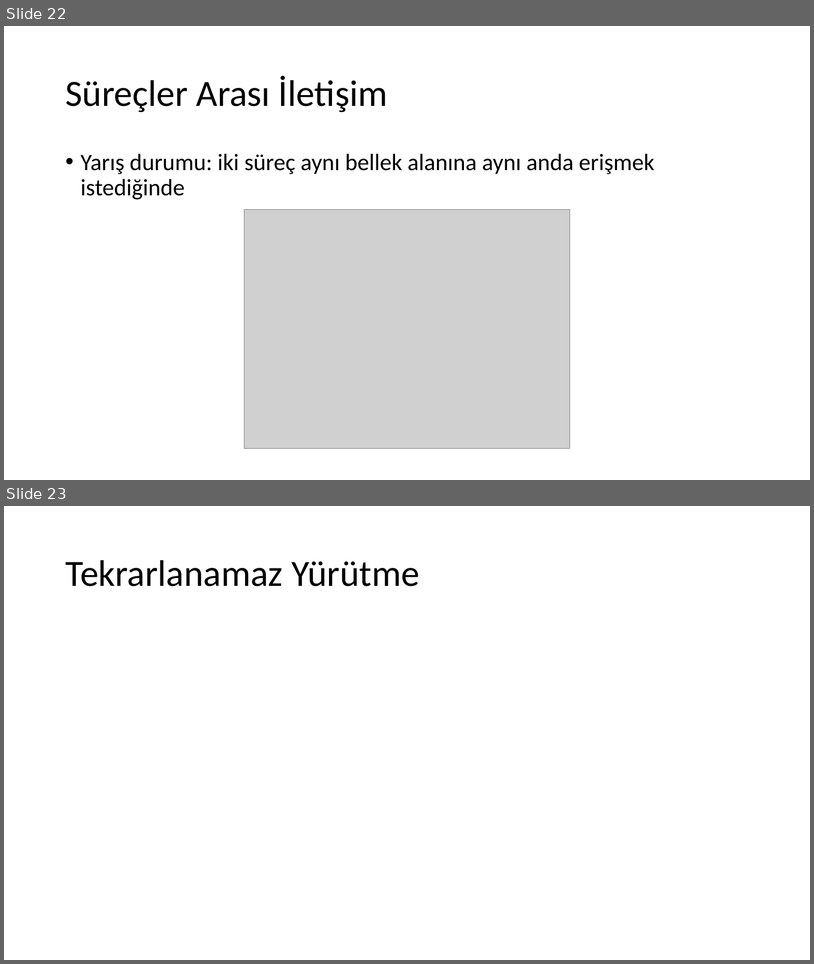
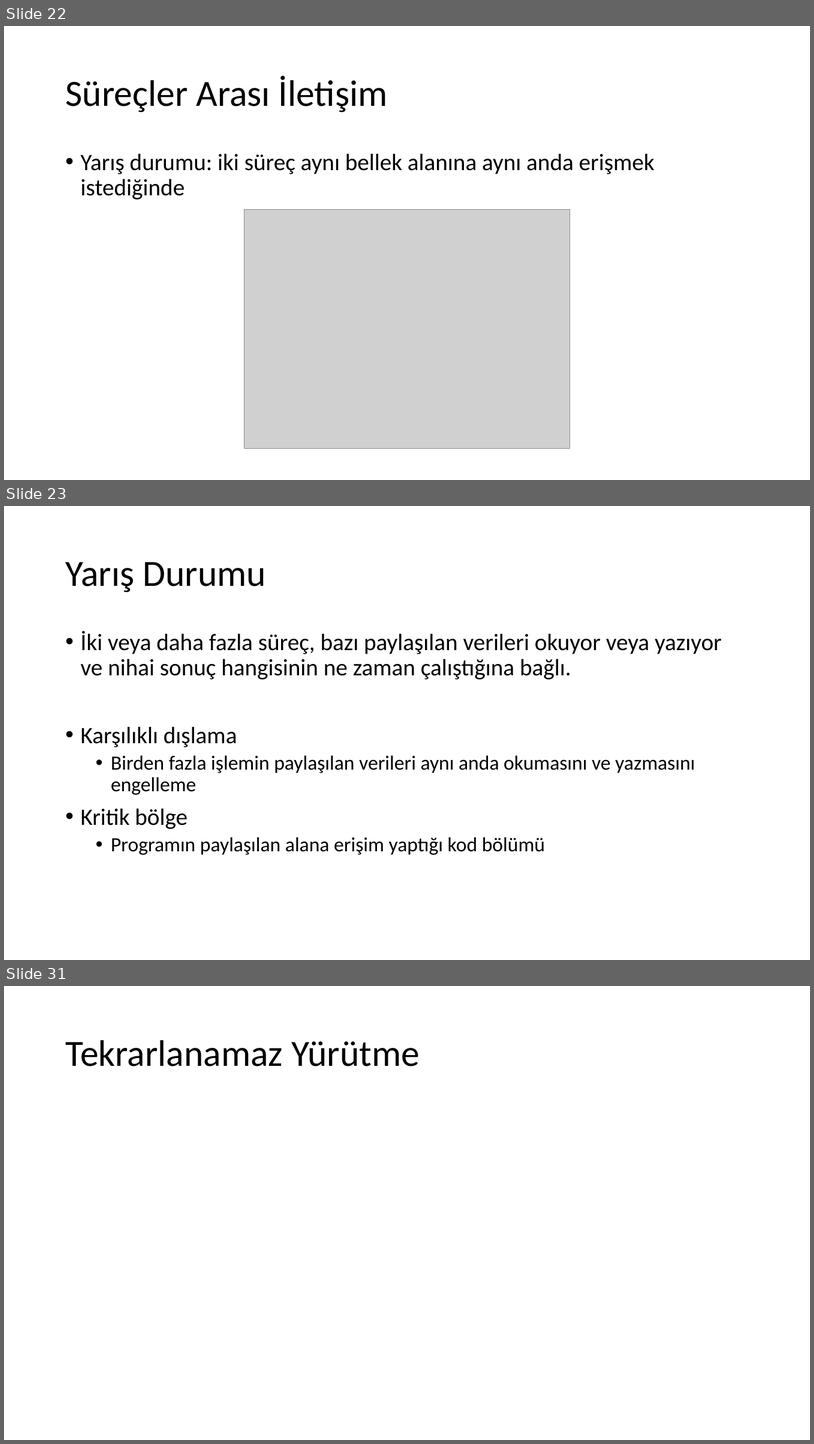
Before and after one commit to sercankulcu/sercankulcu.github.io, a slide deck: assets/teaching/os/2_Bolum_2_Surecler.pptx. Shown one above the other, each under a label of ours: slides 22 and 23 before the commit, slides 22, 23 and 31 after it; the slides between them are not shown. The pictures are 814x964 and 814x1444 pixels, drawn with LibreOffice and Linux fonts; fonts in the diff are those of the drawing; grey boxes stand for pictures. Boxes give left, top, right and bottom in pixels: in the first picture for what was removed or moved away, otherwise in the second. Text is boxed around its words. In the diff, an @@ line names an element or a change of style, - is before the commit and + after.

```diff
--- a/assets/teaching/os/2_Bolum_2_Surecler.pptx
+++ b/assets/teaching/os/2_Bolum_2_Surecler.pptx
@@ slide 23 added at [4, 506, 810, 960], background #FFFFFF @@
@@ title added at [65, 562, 266, 592], 44 pt, text #000000 @@
+Yarış Durumu
@@ text added at [81, 631, 722, 855], 28 pt, text #000000 @@
+• İki veya daha fazla süreç, bazı paylaşılan verileri okuyor veya yazıyor ve nihai sonuç hangisinin ne zaman çalıştığına bağlı.
+• Karşılıklı dışlama
+  • Birden fazla işlemin paylaşılan verileri aynı anda okumasını ve yazmasını engelleme
+• Kritik bölge
+  • Programın paylaşılan alana erişim yaptığı kod bölümü
@@ what was slide 23 is now slide 31 @@
```
Also in this commit, not shown: 7 other slides added, 3 slides removed, 1 other file.
